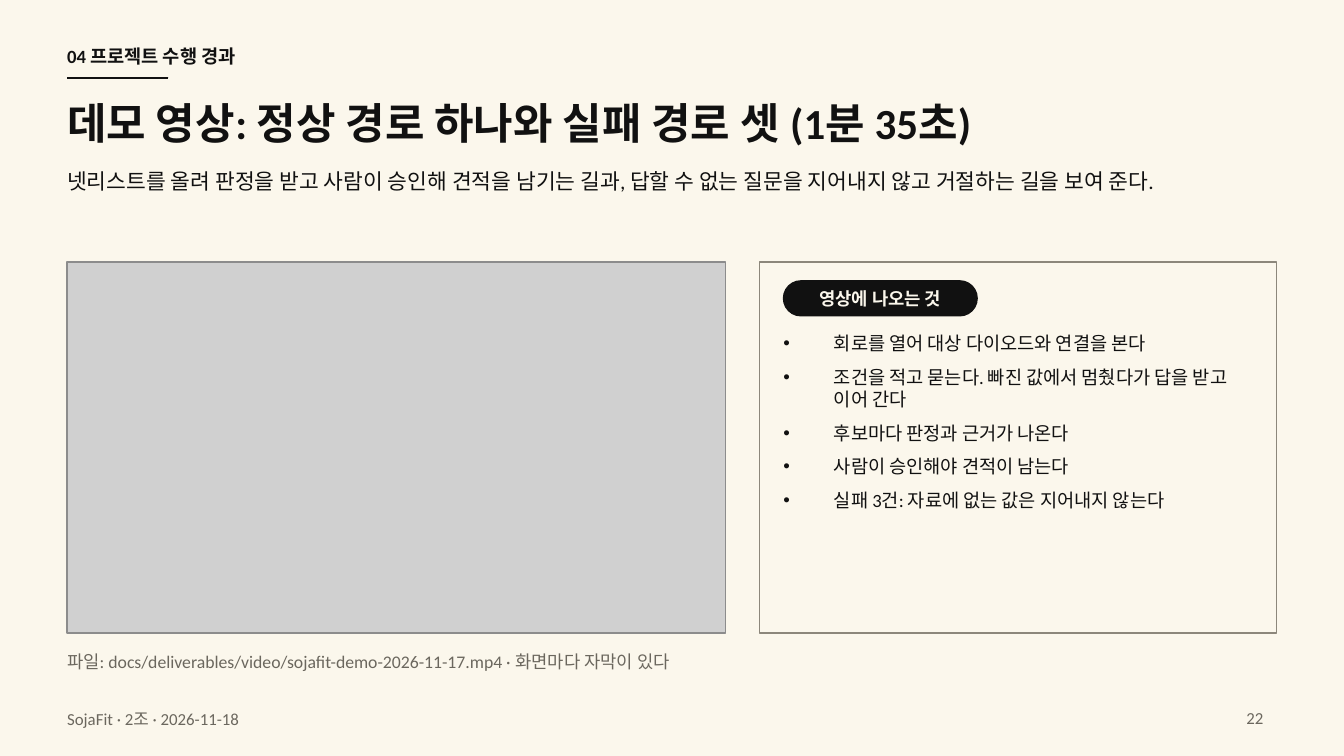
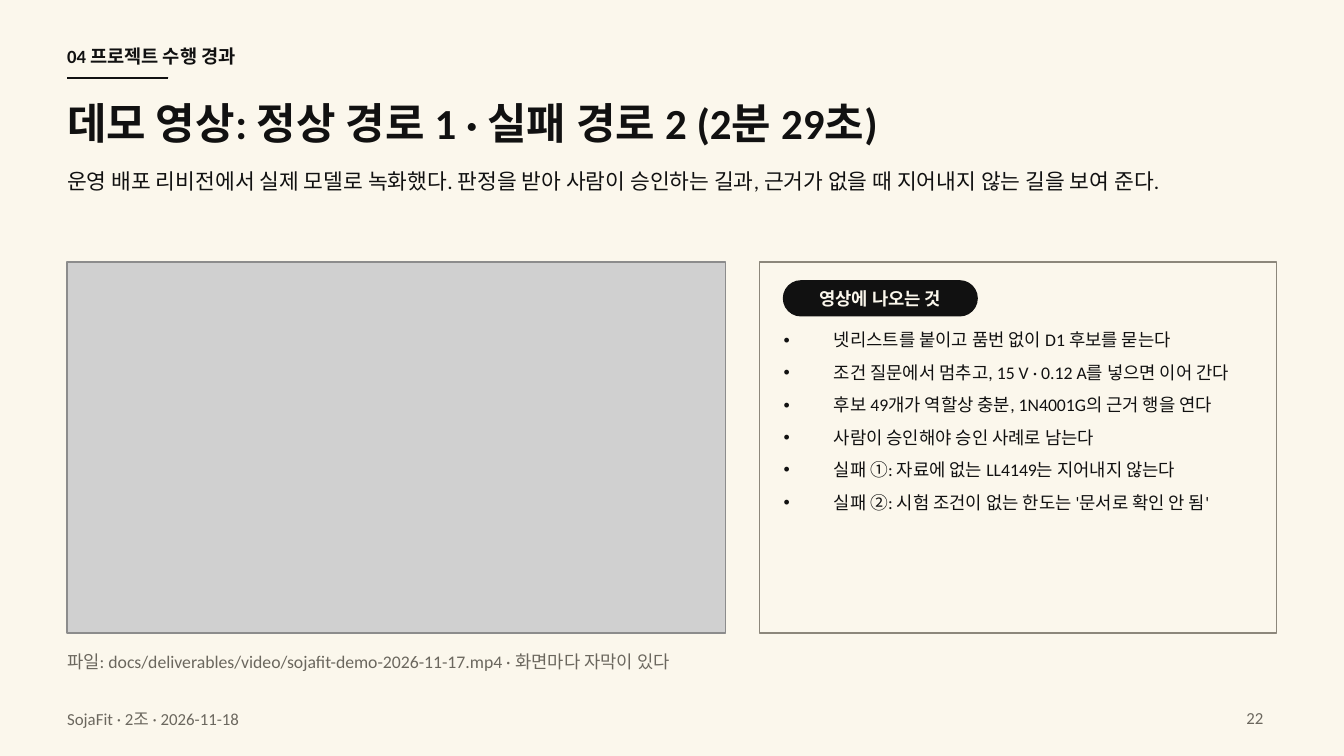
Before and after one commit to HJU5022/SojaFit, a slide deck: slide 22 of docs/deliverables/presentation/sojafit-final-2026-11-18.pptx. Drawn at 1344x756 pixels with LibreOffice and Linux fonts; fonts in the diff are those of the drawing; grey boxes stand for pictures. Boxes give left, top, right and bottom in pixels: in the first picture for what was removed or moved away, otherwise in the second. Text is boxed around its words. In the diff, an @@ line names an element or a change of style, - is before the commit and + after.

Commit message:
docs: 시연 영상을 운영 리비전 녹화본(2분 29초, 정상 1 · 실패 2)으로 바꾸고 발표 자료 22장과 목록 문서를 맞춘다

```diff
--- a/docs/deliverables/presentation/sojafit-final-2026-11-18.pptx
+++ b/docs/deliverables/presentation/sojafit-final-2026-11-18.pptx
@@ title at <box>67,103,878,146</box>: text changed @@
-데모 영상: 정상 경로 하나와 실패 경로 셋 (1분 35초)
+데모 영상: 정상 경로 1 · 실패 경로 2 (2분 29초)
@@ text at <box>67,171,1159,192</box>: text changed @@
-넷리스트를 올려 판정을 받고 사람이 승인해 견적을 남기는 길과, 답할 수 없는 질문을 지어내지 않고 거절하는 길을 보여 준다.
+운영 배포 리비전에서 실제 모델로 녹화했다. 판정을 받아 사람이 승인하는 길과, 근거가 없을 때 지어내지 않는 길을 보여 준다.
@@ text at <box>834,331,1229,511</box>: text changed; size 10 to 9.5 pt @@
-• 회로를 열어 대상 다이오드와 연결을 본다
-• 조건을 적고 묻는다. 빠진 값에서 멈췄다가 답을 받고 이어 간다
-• 후보마다 판정과 근거가 나온다
-• 사람이 승인해야 견적이 남는다
-• 실패 3건: 자료에 없는 값은 지어내지 않는다
+• 넷리스트를 붙이고 품번 없이 D1 후보를 묻는다
+• 조건 질문에서 멈추고, 15 V · 0.12 A를 넣으면 이어 간다
+• 후보 49개가 역할상 충분, 1N4001G의 근거 행을 연다
+• 사람이 승인해야 승인 사례로 남는다
+• 실패 ①: 자료에 없는 LL4149는 지어내지 않는다
+• 실패 ②: 시험 조건이 없는 한도는 '문서로 확인 안 됨'
```
Also in this commit, not shown: 9 other files.
